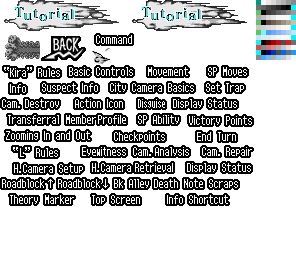
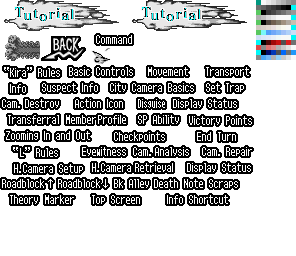
Layer changes from the first 296x256 image to the second:
painted on "Layer 6" over [206, 67, 249, 76]
